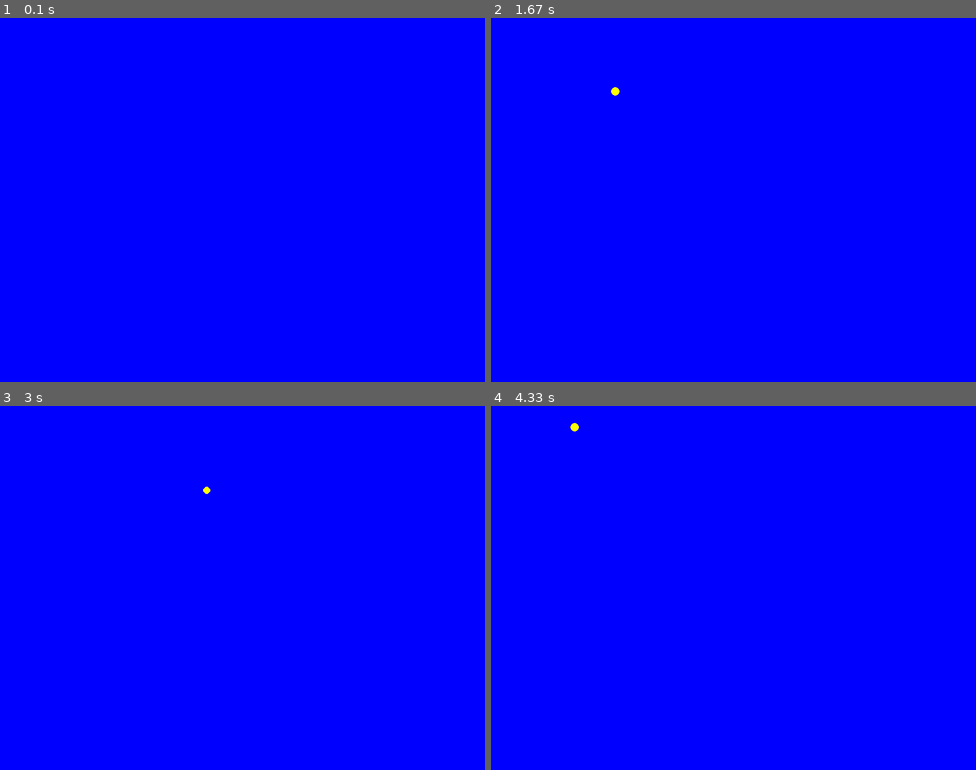
Above: before the commit, frames 1-4 (two rows, left to right).
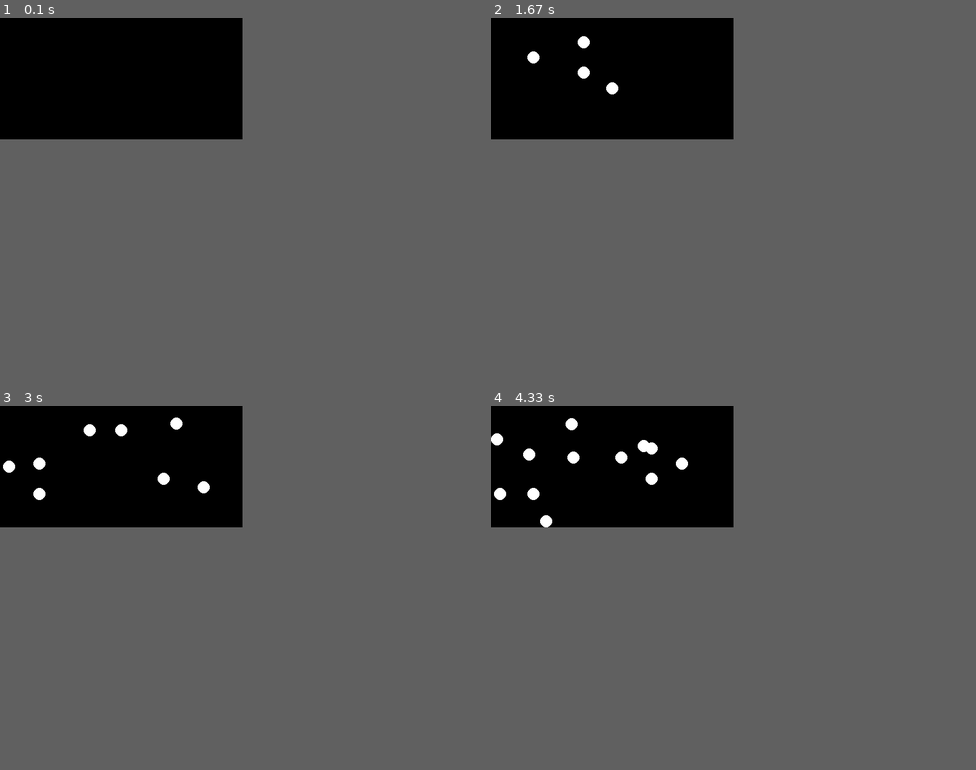
Above: after the commit, the same moments.

Repository: ArtemADD/pygame
Game: pygame game, started from main.py
The game is run twice, just before and just after one commit, with the same random seed, the same clock (stepped at 60 frames per second) and the same inputs.
Inputs (mouse positions are in pixels of both pictures, inside the frame that each line leads up to):
- Up to frame 1 (0.1 s): no input
- Up to frame 2 (1.67 s): press the mouse at (612, 87) at 0.37 s; move the mouse to (583, 83) at 0.47 s; release the mouse at (554, 79) at 0.6 s; press the mouse at (612, 87) at 0.7 s; move the mouse to (631, 61) at 0.8 s; release the mouse at (646, 36) at 0.93 s; press the mouse at (612, 87) at 1.03 s; move the mouse to (617, 61) at 1.13 s; release the mouse at (617, 39) at 1.27 s; press the mouse at (612, 87) at 1.37 s; move the mouse to (612, 90) at 1.47 s; release the mouse at (617, 90) at 1.6 s
- Up to frame 3 (3 s): press the mouse at (121, 475) at 1.7 s; move the mouse to (155, 478) at 1.8 s; release the mouse at (184, 486) at 1.93 s; press the mouse at (121, 475) at 2.03 s; move the mouse to (155, 464) at 2.13 s; release the mouse at (184, 456) at 2.27 s; press the mouse at (121, 475) at 2.37 s; move the mouse to (164, 464) at 2.47 s; release the mouse at (208, 456) at 2.6 s; press the mouse at (121, 475) at 2.7 s; move the mouse to (164, 482) at 2.8 s; release the mouse at (208, 489) at 2.93 s
- Up to frame 4 (4.33 s): press the mouse at (612, 475) at 3.03 s; move the mouse to (617, 467) at 3.13 s; release the mouse at (621, 460) at 3.27 s; press the mouse at (612, 475) at 3.37 s; move the mouse to (588, 460) at 3.47 s; release the mouse at (558, 446) at 3.6 s; press the mouse at (612, 475) at 3.7 s; move the mouse to (646, 478) at 3.8 s; release the mouse at (675, 478) at 3.93 s; press the mouse at (612, 475) at 4.03 s; move the mouse to (592, 449) at 4.13 s; release the mouse at (573, 427) at 4.27 s
The window is 800x600 before the commit and 400x200 after it. Grey fills any space a smaller window leaves; there, only what the larger window draws over its background counts as a difference.

The runs differ from the first frame. In frame 1, 17% of the frame differs, in the area x 0-50%, y 0-34%; in frame 2, 17%; in frame 3, 17%; in frame 4, 17%.

Commit message:
Шарики

Diff:
--- a/main.py
+++ b/main.py
@@ -1,19 +1,24 @@
 import pygame as pg
+
+LEFT_UP = 1
+LEFT_DOWN = 2
+RIGHT_DOWN = 3
+RIGHT_UP = 4
 
 
 class Game:
     def __init__(self):
         pg.init()
-        pg.display.set_caption('Жёлтый круг')
-        self.size = self.width, self.height = 800, 600
+        pg.display.set_caption('Шарики')
+        self.size = self.width, self.height = 400, 200
         self.screen = pg.display.set_mode(self.size)
         self.screen.fill('blue')
         self.display = pg.display
-        self.v = 1
-        self.x = 1
-        self.fps = 100
+        self.v = 5
+        self.balls = []
+        self.fps = 30
         self.clock = pg.time.Clock()
-        self.draw_circle = False
+        self.draw_balls = False
         self.run()
         pg.quit()
 
@@ -24,18 +29,78 @@
                 if event.type == pg.QUIT:
                     running = False
                 if event.type == pg.MOUSEBUTTONUP:
-                    self.screen.fill('blue')
-                    self.draw_circle = True
-                    self.x_pos = event.pos
-                    self.x = 1
+                    if event.button == pg.BUTTON_LEFT:
+                        self.draw_balls = True
+                        self.balls.append(Ball(event.pos, self.v, self.screen))
+            self.screen.fill('black')
             self.draw()
             self.clock.tick(self.fps)
             self.display.flip()
 
     def draw(self):
-        if self.draw_circle:
+        if self.draw_balls:
+            for ball in self.balls:
+                ball.move()
+                ball.draw()
+
+
+class Ball:
+    def __init__(self, pos, v, screen, m=LEFT_UP):
+        self.r = 10
+        self.screen = screen
+        self.pos = list(pos)
+        self.x, self.y = pos
+        self.v = v
+        self.color = 'white'
+        self.moving = m
+
+    def move(self):
+        if self.moving == LEFT_UP:
+            self.x -= self.v
+            self.y -= self.v
+        if self.moving == LEFT_DOWN:
+            self.x -= self.v
+            self.y += self.v
+        if self.moving == RIGHT_UP:
             self.x += self.v
-            pg.draw.circle(self.screen, 'yellow', self.x_pos, self.x)
+            self.y -= self.v
+        if self.moving == RIGHT_DOWN:
+            self.x += self.v
+            self.y += self.v
+        self.ball_touch_wall()
+
+    def ball_touch_wall(self):
+        r = self.r
+        h = self.screen.get_height()
+        w = self.screen.get_width()
+        if self.x - r < 0 and self.moving == LEFT_UP:
+            self.moving = RIGHT_UP
+            self.x = r
+        elif self.y - r < 0 and self.moving == LEFT_UP:
+            self.moving = LEFT_DOWN
+            self.y = r
+        elif self.x - r < 0 and self.moving == LEFT_DOWN:
+            self.moving = RIGHT_DOWN
+            self.x = r
+        elif self.y + r > h and self.moving == LEFT_DOWN:
+            self.moving = LEFT_UP
+            self.y = h - r
+        elif self.x + r > w and self.moving == RIGHT_UP:
+            self.moving = LEFT_UP
+            self.x = w - r
+        elif self.y - r < 0 and self.moving == RIGHT_UP:
+            self.moving = RIGHT_DOWN
+            self.y = r
+        elif self.x + r > w and self.moving == RIGHT_DOWN:
+            self.moving = LEFT_DOWN
+            self.x = w - r
+        elif self.y + r > h and self.moving == RIGHT_DOWN:
+            self.moving = RIGHT_UP
+            self.y = h - r
+        self.pos = [self.x, self.y]
+
+    def draw(self):
+        pg.draw.circle(self.screen, self.color, self.pos, self.r)
 
 
 if __name__ == '__main__':
